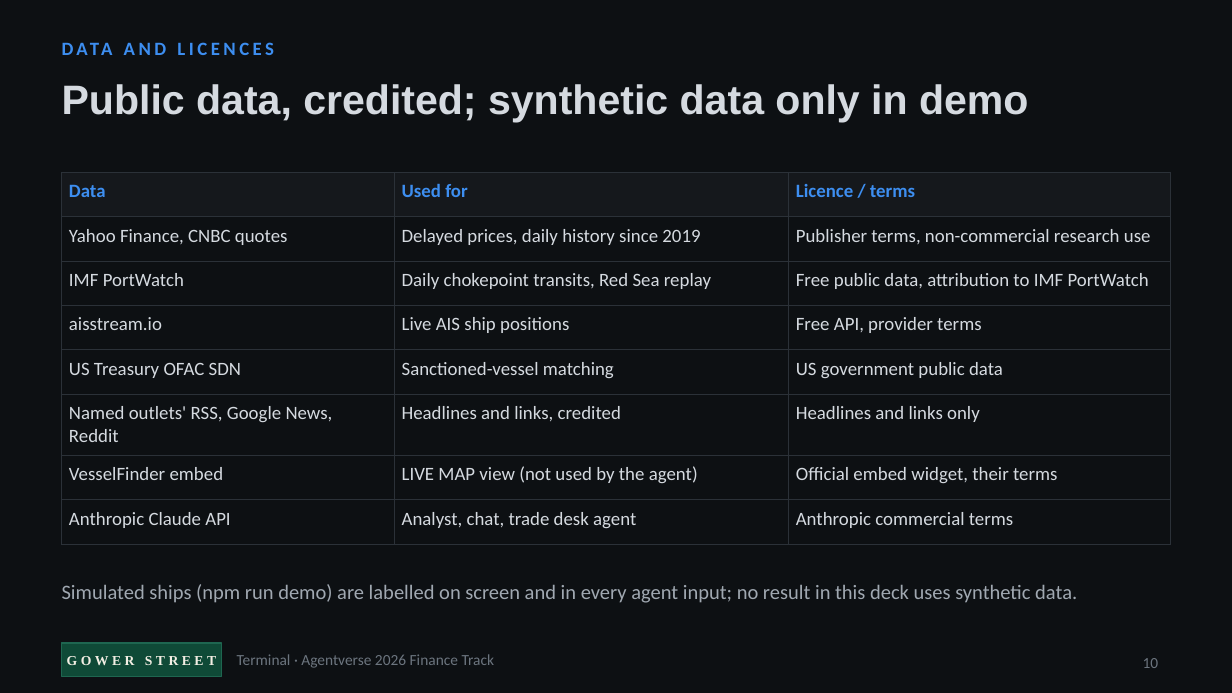
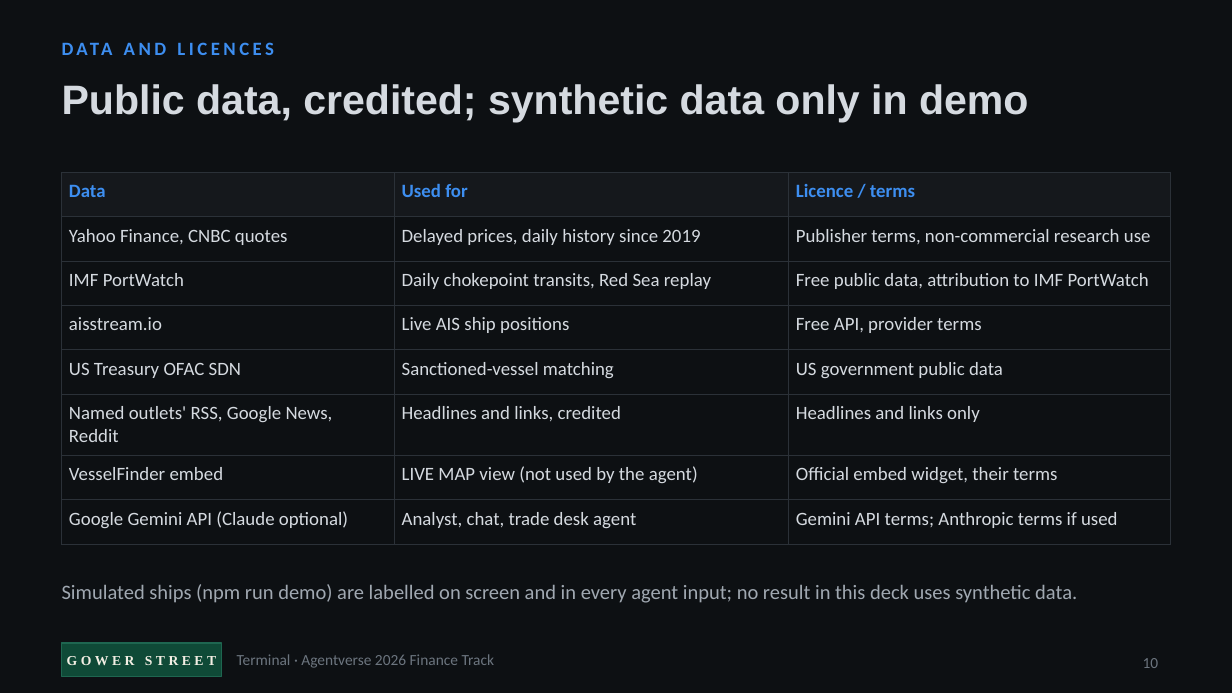
Before and after one commit to itsaminzare/gower-street-terminal, a slide deck: slide 10 of deck/Gower-Street-Terminal-pitch.pptx. Drawn at 1232x693 pixels with LibreOffice and Linux fonts; fonts in the diff are those of the drawing. Boxes give left, top, right and bottom in pixels: in the first picture for what was removed or moved away, otherwise in the second. Text is boxed around its words. In the diff, an @@ line names an element or a change of style, - is before the commit and + after.

```diff
--- a/deck/Gower-Street-Terminal-pitch.pptx
+++ b/deck/Gower-Street-Terminal-pitch.pptx
@@ table at bbox=[62, 172, 1170, 532] @@
-row 8, column 1: Anthropic Claude API
+row 8, column 1: Google Gemini API (Claude optional)
-row 8, column 3: Anthropic commercial terms
+row 8, column 3: Gemini API terms; Anthropic terms if used
```
Also in this commit, not shown: 1 other slide changed, 11 other files.
